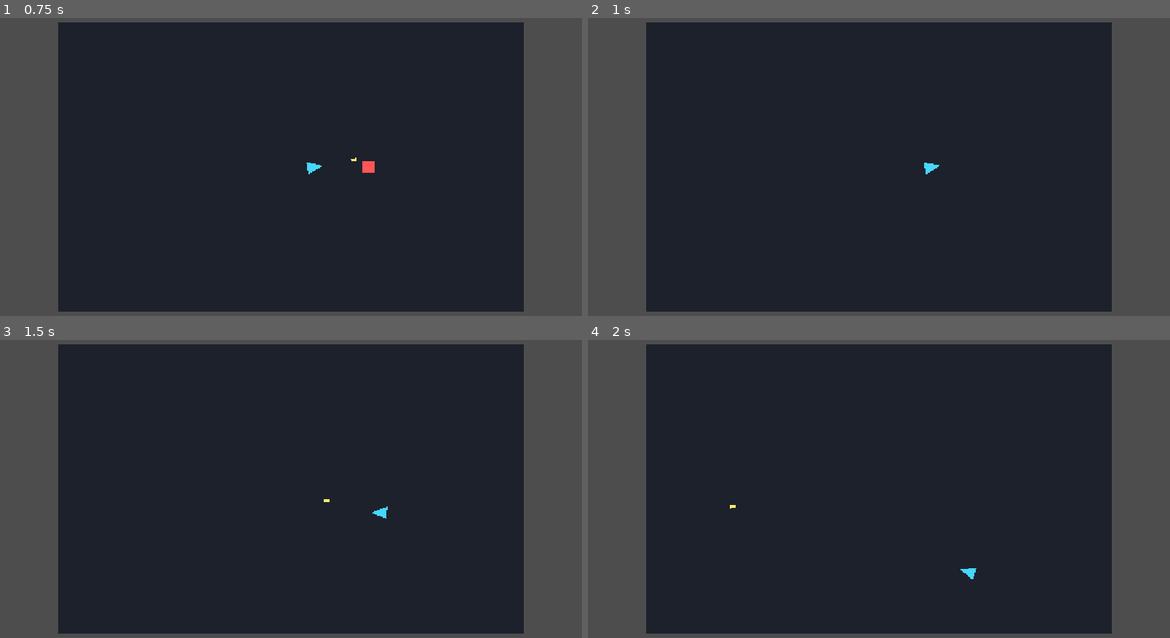
Above: before the commit, frames 1-4 (two rows, left to right).
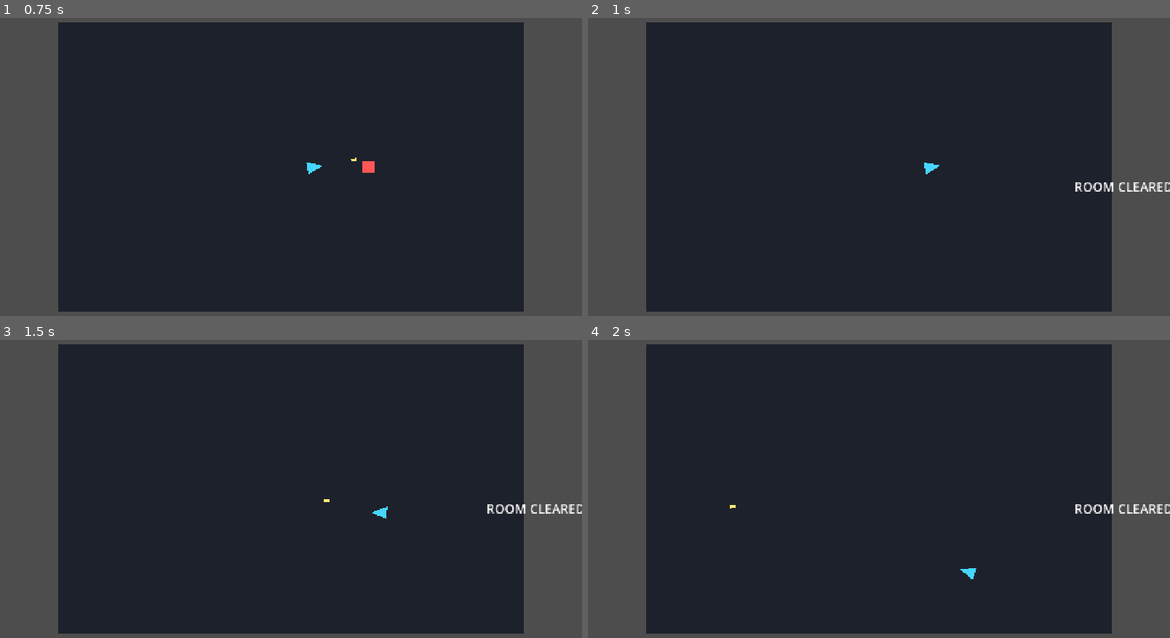
Above: after the commit, the same moments.

Repository: Dexter2099/GunMaxx
Game: Godot game, scene res://scenes/Main.tscn
Same seed, same stepped clock (60 frames per second), same inputs: the game is played once before the commit and once after it.
Inputs (mouse positions are in pixels of both pictures, inside the frame that each line leads up to):
- Up to frame 1 (0.75 s): move the mouse to (419, 152) at 0.52 s; hold Right (ui_right) from 0.53 s (still down); click (419, 152) at 0.6 s
- Up to frame 2 (1 s): keep holding Right (ui_right)
- Up to frame 3 (1.5 s): move the mouse to (174, 503) at 1.27 s; release Right (ui_right) at 1.28 s; hold Down (ui_down) from 1.28 s (still down); click (174, 503) at 1.35 s
- Up to frame 4 (2 s): keep holding Down (ui_down)

Frame 1 is identical in both runs. In frame 2, 0.3% of the frame differs, in the area x 83-100%, y 55-59%; in frame 3, 0.3%; in frame 4, 0.3%.

Commit message:
Add room clear win-state loop and restart flow

Diff:
--- a/game/scenes/Main.tscn
+++ b/game/scenes/Main.tscn
@@ -45,3 +45,16 @@
 
 [node name="Enemy" parent="." instance=ExtResource("3_2xphw")]
 position = Vector2(260, 0)
+
+[node name="RoomClearLabel" type="Label" parent="."]
+visible = false
+offset_left = 430.0
+offset_top = 24.0
+offset_right = 595.0
+offset_bottom = 55.0
+theme_override_font_sizes/font_size = 28
+text = "ROOM CLEARED"
+
+[node name="RoomClearTimer" type="Timer" parent="."]
+wait_time = 1.5
+one_shot = true
--- a/game/scripts/enemy.gd
+++ b/game/scripts/enemy.gd
@@ -9,6 +9,7 @@
 var contact_damage_cooldown_left: float = 0.0
 
 func _ready() -> void:
+	add_to_group("enemies")
 	player = get_tree().get_first_node_in_group("player") as Node2D
 
 func _physics_process(delta: float) -> void:
--- a/game/scripts/main.gd
+++ b/game/scripts/main.gd
@@ -2,8 +2,15 @@
 
 @onready var camera: Camera2D = $Player/Camera2D
 @onready var player: CharacterBody2D = $Player
+@onready var room_clear_label: Label = $RoomClearLabel
+@onready var room_clear_timer: Timer = $RoomClearTimer
 
 const ROOM_SIZE := Vector2(1024, 640)
+
+var encounter_enemies: Array[Node] = []
+var encounter_enemies_alive: int = 0
+var is_restarting: bool = false
+var room_cleared: bool = false
 
 func _ready() -> void:
 	var half := ROOM_SIZE * 0.5
@@ -15,5 +22,47 @@
 	if player.has_signal("died"):
 		player.died.connect(_on_player_died)
 
+	room_clear_timer.timeout.connect(_on_room_clear_timer_timeout)
+	collect_encounter_enemies()
+
+	if encounter_enemies_alive == 0:
+		on_room_cleared()
+
+func collect_encounter_enemies() -> void:
+	encounter_enemies.clear()
+
+	for child in get_children():
+		if child.is_in_group("enemies"):
+			encounter_enemies.append(child)
+			child.tree_exited.connect(_on_encounter_enemy_removed)
+
+	encounter_enemies_alive = encounter_enemies.size()
+
+func _on_encounter_enemy_removed() -> void:
+	if room_cleared or is_restarting:
+		return
+
+	encounter_enemies_alive = max(encounter_enemies_alive - 1, 0)
+	if encounter_enemies_alive == 0:
+		on_room_cleared()
+
+func on_room_cleared() -> void:
+	if room_cleared or is_restarting:
+		return
+
+	room_cleared = true
+	room_clear_label.visible = true
+	room_clear_timer.start()
+
 func _on_player_died() -> void:
+	restart_room()
+
+func _on_room_clear_timer_timeout() -> void:
+	restart_room()
+
+func restart_room() -> void:
+	if is_restarting:
+		return
+
+	is_restarting = true
 	get_tree().reload_current_scene()
